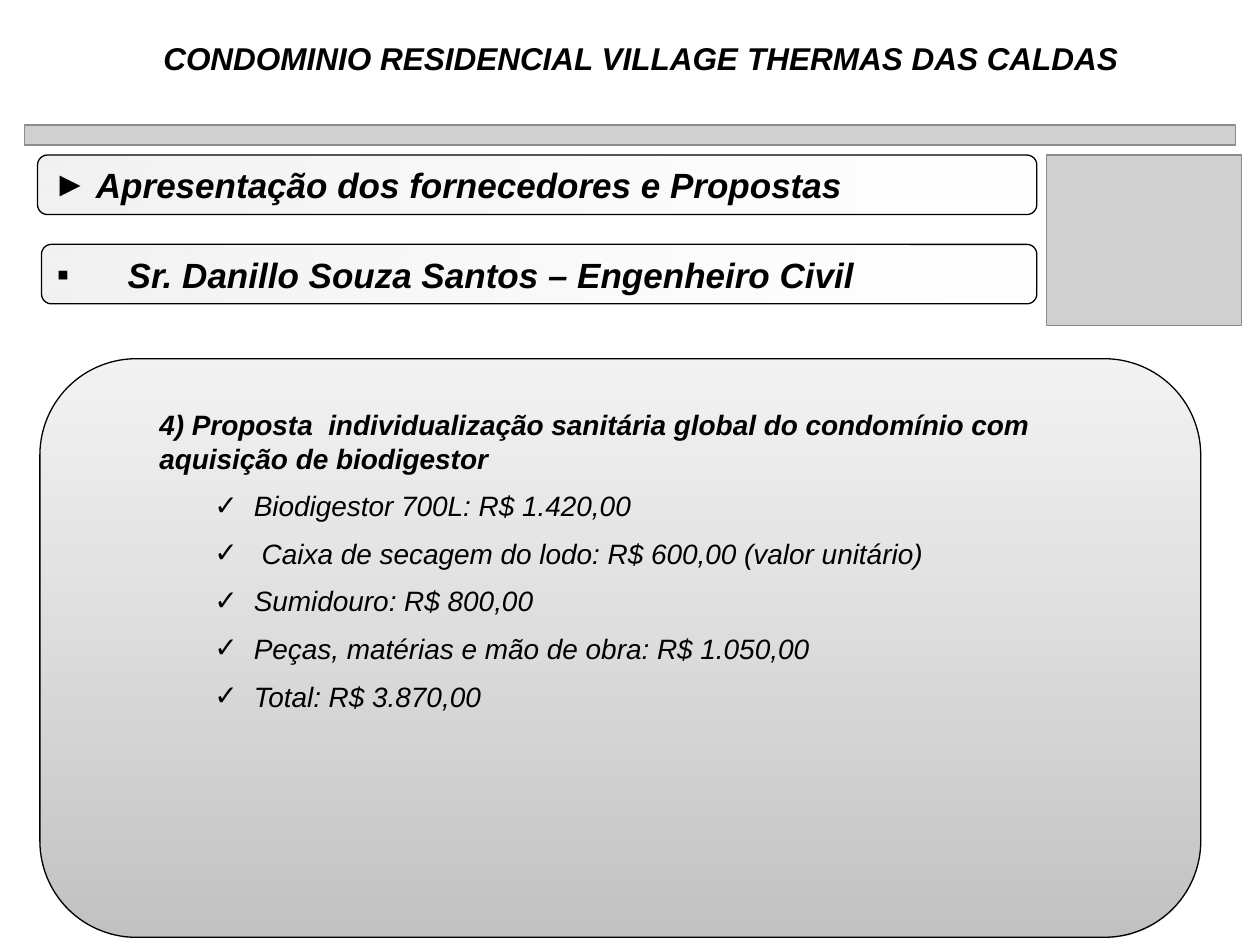
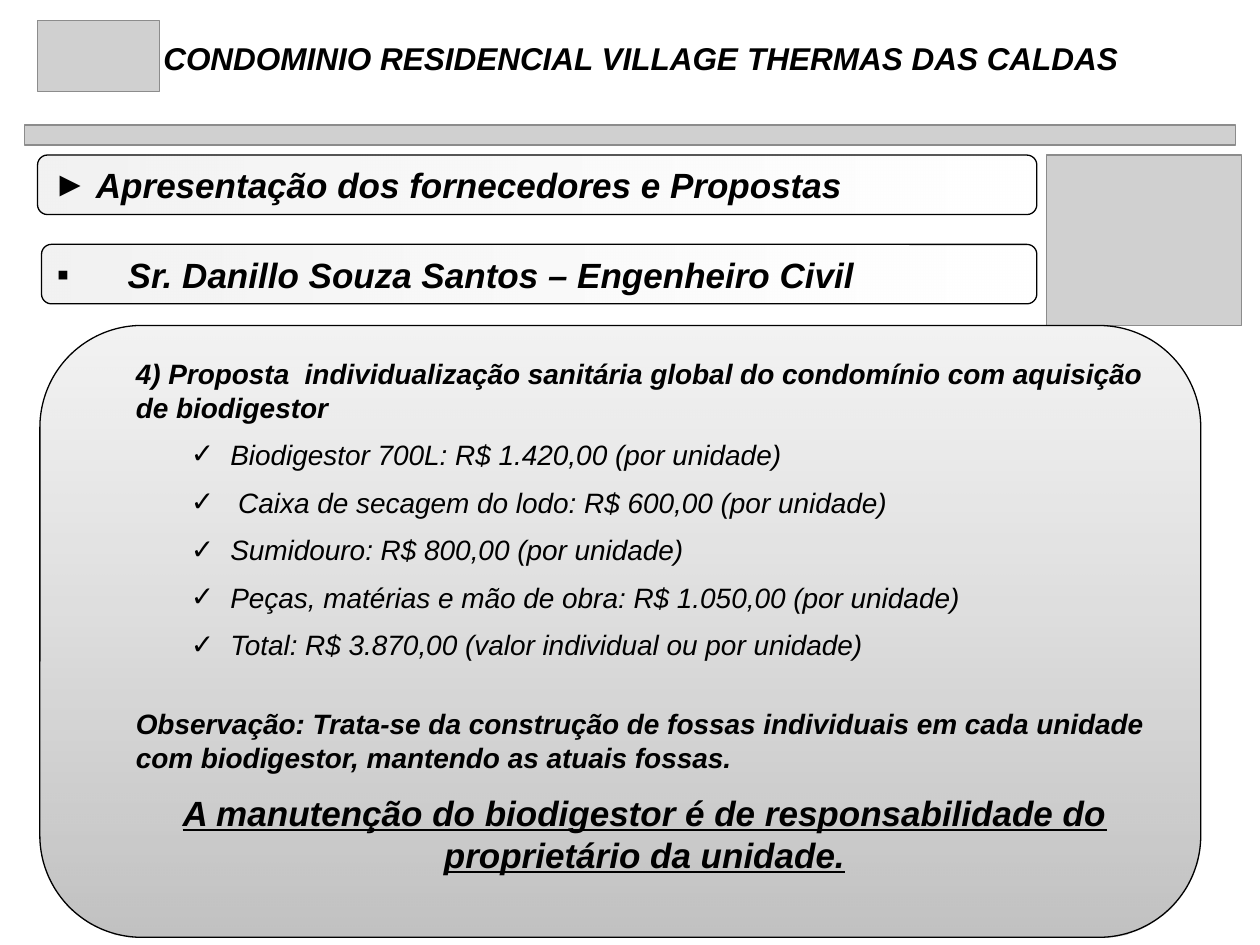
Before and after one commit to rwlc71/Village, a slide deck: slide 20 of Manutenção Village/FossaSepticas.pptx (slide 19 before the commit). Drawn at 1260x945 pixels with LibreOffice and Linux fonts; fonts in the diff are those of the drawing; grey boxes stand for pictures. Boxes give left, top, right and bottom in pixels: in the first picture for what was removed or moved away, otherwise in the second. Text is boxed around its words. In the diff, an @@ line names an element or a change of style, - is before the commit and + after.

```diff
--- a/Manutenção Village/FossaSepticas.pptx
+++ b/Manutenção Village/FossaSepticas.pptx
@@ picture added at box(38, 21, 160, 92) @@
@@ rounded rectangle: place and size @@
-rounded rectangle at box(40, 359, 1201, 937)
+rounded rectangle at box(40, 325, 1201, 937)
@@ text "4) Proposta individualização sanitária global ...": place and size @@
-text "4) Proposta individualização sanitária global ..." at box(159, 414, 1028, 711)
+text "4) Proposta individualização sanitária global ..." at box(136, 363, 1143, 875)
@@ text at box(136, 444, 1143, 875): text changed @@
-    ✓ Biodigestor 700L: R$ 1.420,00
-    ✓ Caixa de secagem do lodo: R$ 600,00 (valor unitário)
-    ✓ Sumidouro: R$ 800,00
-    ✓ Peças, matérias e mão de obra: R$ 1.050,00
-    ✓ Total: R$ 3.870,00
+    ✓ Biodigestor 700L: R$ 1.420,00 (por unidade)
+    ✓ Caixa de secagem do lodo: R$ 600,00 (por unidade)
+    ✓ Sumidouro: R$ 800,00 (por unidade)
+    ✓ Peças, matérias e mão de obra: R$ 1.050,00 (por unidade)
+    ✓ Total: R$ 3.870,00 (valor individual ou por unidade)
+  Observação: Trata-se da construção de fossas individuais em cada unidade com biodigestor, mantendo as atuais fossas.
+  A manutenção do biodigestor é de responsabilidade do proprietário da unidade.
```
Also in this commit, not shown: 19 other slides changed, 1 slide added, 10 other files.
